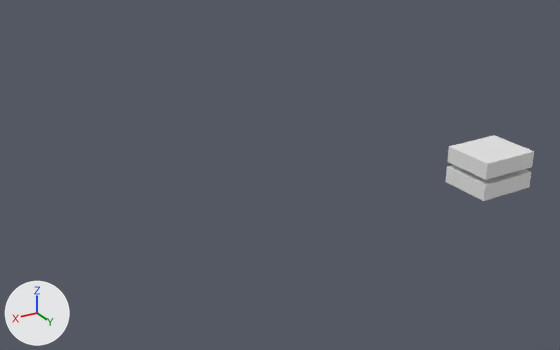
An edit to the Blender file assets/beta/computer.blend, drawn before and after from the same camera.
Before and after are seen from a camera (50 mm lens) standing at (65.9, 61.3, 44.3) and looking at (28.6, -0.8, 13.2). Arrows for +X, +Y and +Z are at lower left; the lights stay in place. The older version comes first. The same objects are shown in both versions, whatever each file hides.

The first picture shows 'Server 2', 'Server 3'.
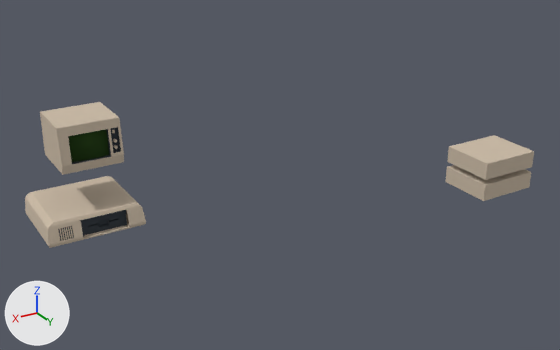
The newer file is also turned or shifted as a whole; pictures and numbers use the older file's frame.

Changed parts and their boxes [x1, y1, x2, y2] in the pictures (560 x 350 px):
'pc', added (beige): after [25, 176, 146, 248]
    faces in mat_base_color: [25, 176, 146, 248]
    faces in mat_black (greyish blue #2f363e): [58, 210, 127, 241]
'monitor', added (beige): after [40, 102, 124, 175]
    faces in mat_base_color: [40, 102, 124, 175]
    faces in mat_green_screen (dark green #3a592a): [68, 129, 109, 162]
    faces in mat_black (greyish blue #2f363e): [72, 127, 121, 164]
'Server 2', recoloured (white to beige): [447, 135, 534, 180] in both
'Server 3', recoloured (white to beige): [446, 165, 531, 201] in both

Edits to the bpy script that builds the scene:
```text
Add mat_base_color:
    mat_base_color = bpy.data.materials.new('base color')
    # nodes: BsdfPrincipled, Bump, OutputMaterial, TexNoise
    # colours: beige #cbbba6
Add mat_black:
    mat_black = principled_material('black')
    mat_black.base_color = (0.0281, 0.0374, 0.0486)  # greyish blue #2f363e
    mat_black.roughness = 1.0
Add mat_green_screen:
    mat_green_screen = principled_material('green-screen')
    mat_green_screen.base_color = (0.0427, 0.101, 0.0235)  # dark green #3a592a
    mat_green_screen.metallic = 1.0
    mat_green_screen.roughness = 0.869
    mat_green_screen.diffuse_roughness = 1.0
Change me_cube_002:
    where me_cube_002.from_pydata(...)  # 8 vertices, 6 faces; spans x -3.77..3.77, y 18.05..24.47, z 0.14..2.14
    remove me_cube_002.materials.append(mat_material)  # white #e7e7e7
    add me_cube_002.materials.append(mat_base_color)
Change me_cube_003:
    where me_cube_003.from_pydata(...)  # 8 vertices, 6 faces; spans x -3.77..3.77, y 18.05..24.47, z 0.14..2.14
    remove me_cube_003.materials.append(mat_material)  # white #e7e7e7
    add me_cube_003.materials.append(mat_base_color)
Add me_cube_001_1:
    me_cube_001_1.from_pydata(...)  # 734 vertices, 667 faces; spans x -4.16..4.16, y 17.86..25.26, z 0.08..2.2
    # faces by material slot: [79, 588]
    me_cube_001_1.materials.append(mat_black)  # greyish blue #2f363e
    me_cube_001_1.materials.append(mat_base_color)
Add me_cube_004_1:
    me_cube_004_1.from_pydata(...)  # 597 vertices, 480 faces; spans x -2.21..2.98, y 18.93..24.52, z 4.85..8.75
    # faces by material slot: [10, 432, 38]
    me_cube_004_1.materials.append(mat_black)  # greyish blue #2f363e
    me_cube_004_1.materials.append(mat_green_screen)  # dark green #3a592a
    me_cube_004_1.materials.append(mat_base_color)
Add ob_pc:
    ob_pc = bpy.data.objects.new('pc', me_cube_001_1)
    ob_pc.location = (49.21, -20.92, 13.86)
Add ob_monitor:
    ob_monitor = bpy.data.objects.new('monitor', me_cube_004_1)
    ob_monitor.location = (48.34, -20.93, 14.8)
```
